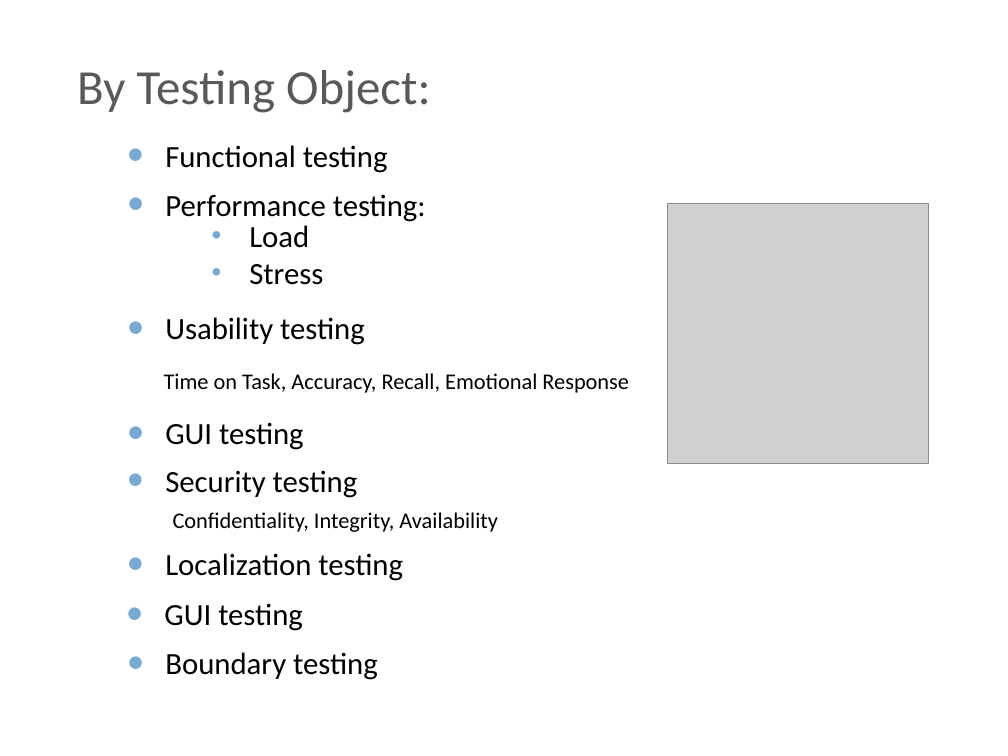
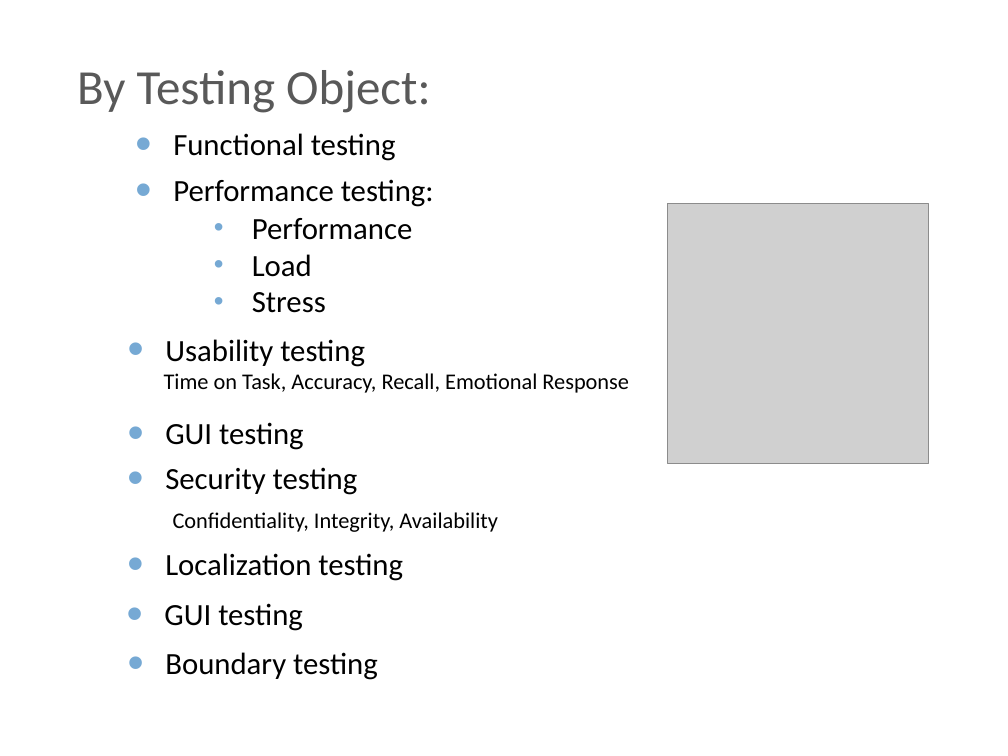
Before and after one commit to BigRacer/swtesting, a slide deck: slide 18 of 2.Testing_types/Testing types.pptx (slide 17 before the commit). Drawn at 1008x756 pixels with LibreOffice and Linux fonts; fonts in the diff are those of the drawing; grey boxes stand for pictures; background and template pictures are left out. Boxes give left, top, right and bottom in pixels: in the first picture for what was removed or moved away, otherwise in the second. Text is boxed around its words. In the diff, an @@ line names an element or a change of style, - is before the commit and + after.

```diff
--- a/2.Testing_types/Testing types.pptx
+++ b/2.Testing_types/Testing types.pptx
@@ text "Functional testing": place and size @@
-text "Functional testing" at <box>165,145,388,173</box>
+text "Functional testing" at <box>173,133,396,161</box>
@@ text "Performance testing:": place and size @@
-text "Performance testing:" at <box>165,194,426,222</box>
+text "Performance testing:" at <box>173,179,434,207</box>
@@ text "Performance": place and size @@
-text "Performance" at <box>249,225,323,285</box>
+text "Performance" at <box>252,218,413,313</box>
@@ text at <box>252,218,413,240</box>: paragraph added @@
+  • Performance
@@ text "Usability testing": place and size @@
-text "Usability testing" at <box>165,317,365,345</box>
+text "Usability testing" at <box>165,339,365,367</box>
```
Also in this commit, not shown: 1 other slide changed, 1 slide added.
